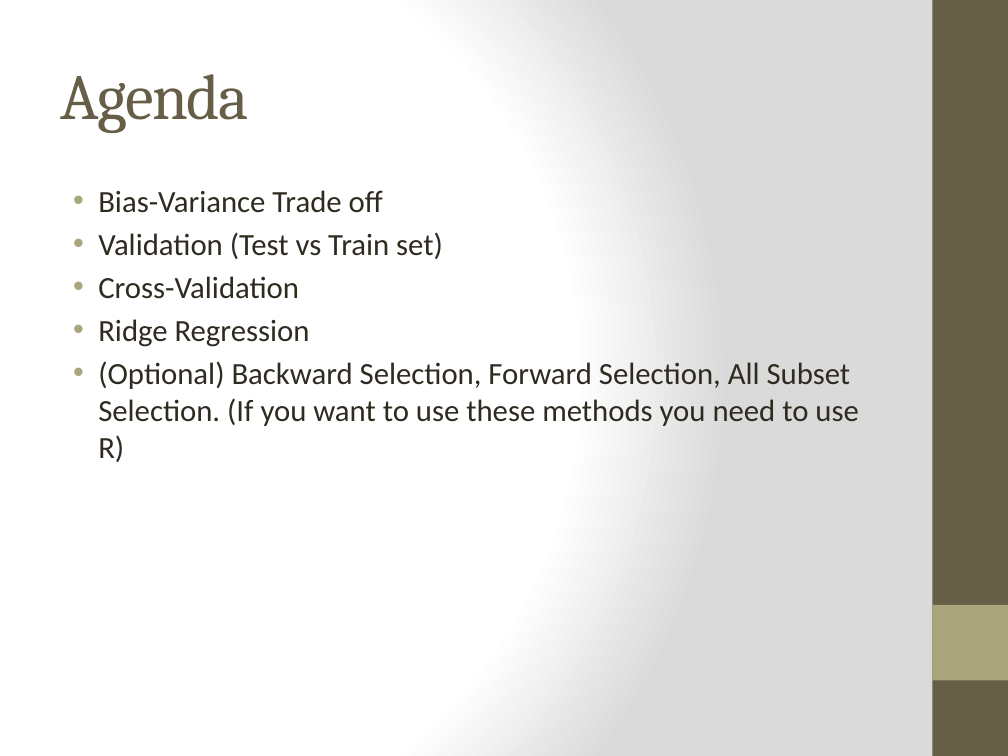
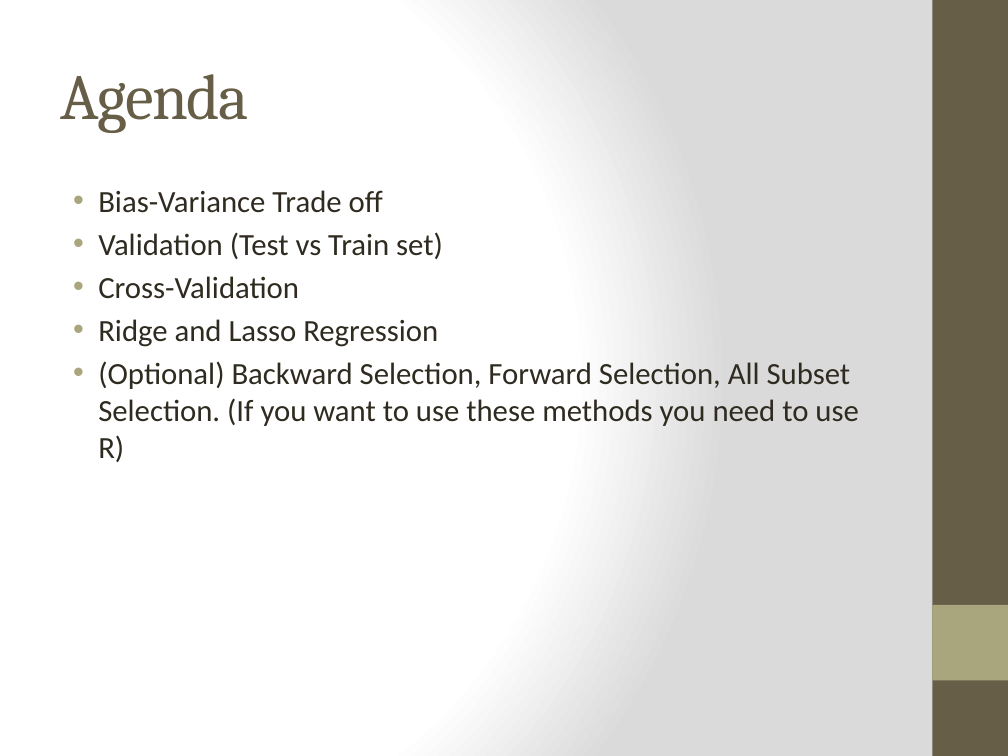
Before and after one commit to readywater/SF-DAT-20, a slide deck: slide 2 of Lecture Notes-Slides/Lecture 6.pptx. Drawn at 1008x756 pixels with LibreOffice and Linux fonts; fonts in the diff are those of the drawing. Boxes give left, top, right and bottom in pixels: in the first picture for what was removed or moved away, otherwise in the second. Text is boxed around its words. In the diff, an @@ line names an element or a change of style, - is before the commit and + after.

Commit message:
slide fixed + Readme file updated

```diff
--- a/Lecture Notes-Slides/Lecture 6.pptx
+++ b/Lecture Notes-Slides/Lecture 6.pptx
@@ text at [98, 319, 438, 347]: text changed @@
-• Ridge Regression
+• Ridge and Lasso Regression
```
Also in this commit, not shown: 2 other files.
